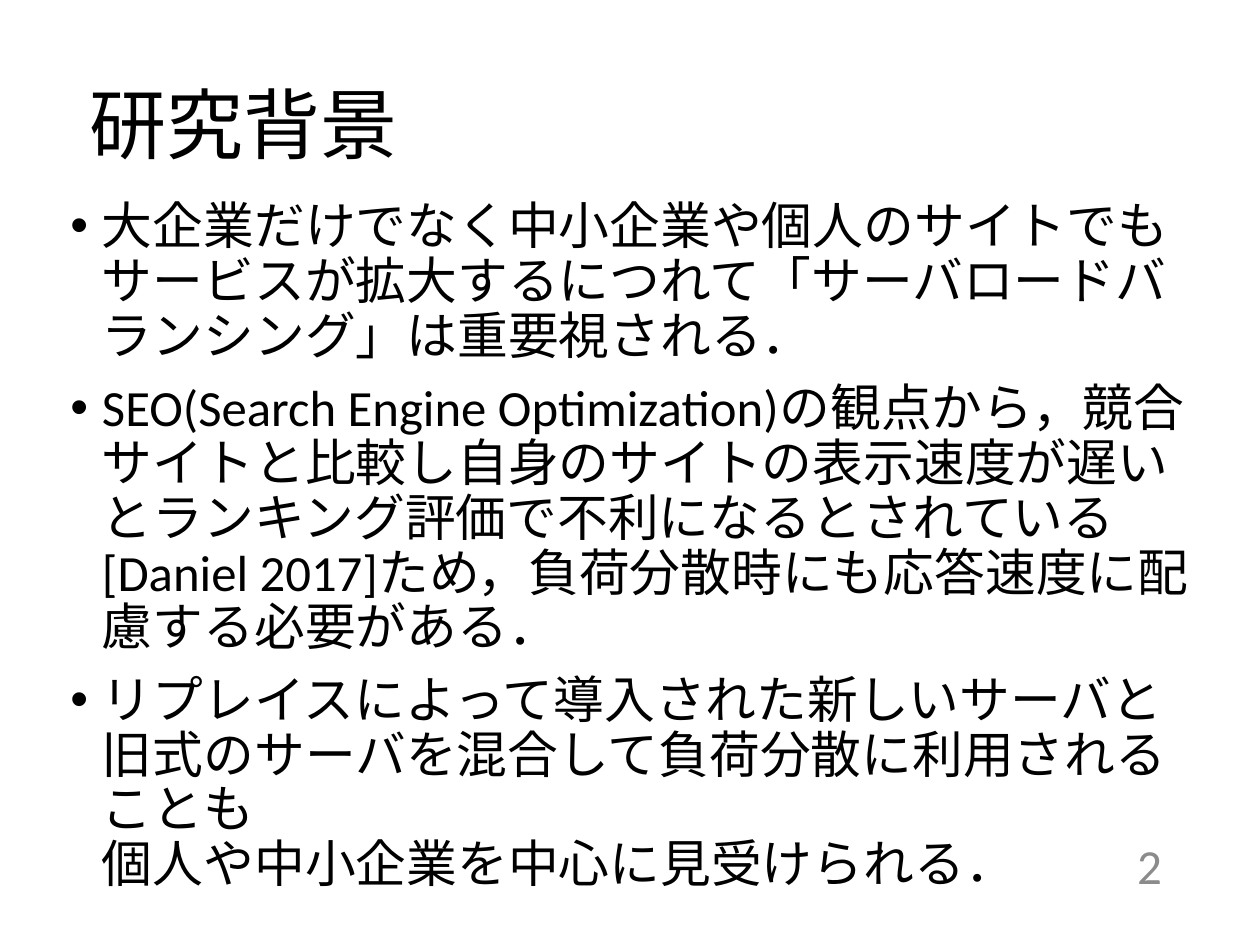
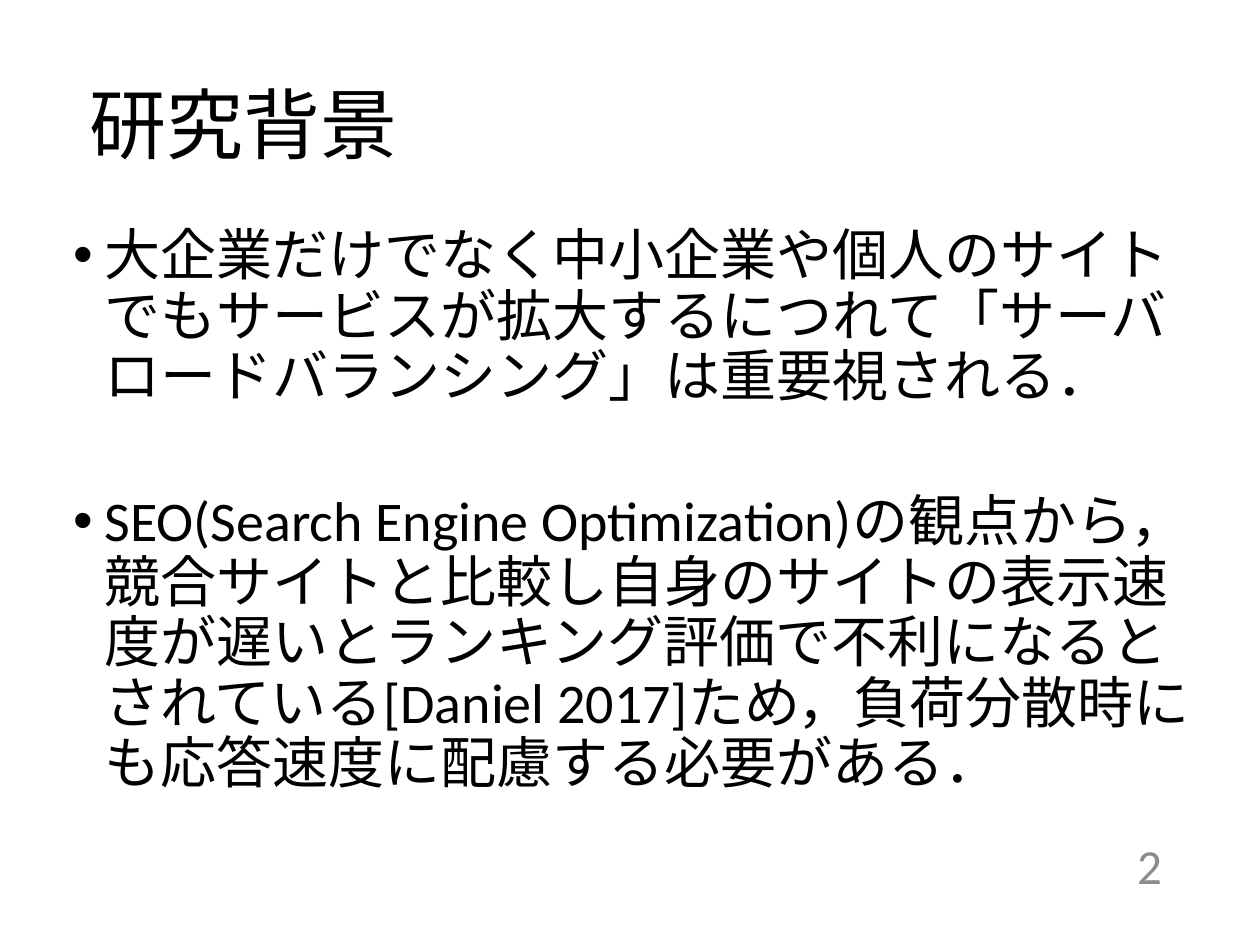
Before and after one commit to kait-takanolab/1821086_matsuo_thesis, a slide deck: slide 2 of 発表用/1821086_卒業研究発表会.pptx. Drawn at 1260x945 pixels with LibreOffice and Linux fonts; fonts in the diff are those of the drawing. Boxes give left, top, right and bottom in pixels: in the first picture for what was removed or moved away, otherwise in the second. Text is boxed around its words. In the diff, an @@ line names an element or a change of style, - is before the commit and + after.

```diff
--- a/発表用/1821086_卒業研究発表会.pptx
+++ b/発表用/1821086_卒業研究発表会.pptx
@@ text "大企業だけでなく中小企業や個人のサイトでもサービスが拡大するにつれて「サーバロードバランシング」は重要視される．": place and size @@
-text "大企業だけでなく中小企業や個人のサイトでもサービスが拡大するにつれて「サーバロードバランシング」は重要視される．" at [102, 201, 1189, 886]
+text "大企業だけでなく中小企業や個人のサイトでもサービスが拡大するにつれて「サーバロードバランシング」は重要視される．" at [105, 227, 1190, 788]
@@ text at [105, 227, 1169, 401]: text changed; size 29 to 32 pt @@
-• 大企業だけでなく中小企業や個人のサイトでも
-  サービスが拡大するにつれて「サーバロードバランシング」は重要視される．
+• 大企業だけでなく中小企業や個人のサイトでもサービスが拡大するにつれて「サーバロードバランシング」は重要視される．
@@ text at [105, 495, 1190, 788]: size 29 to 32 pt in "SEO(Search Engine Optimization)の観点から，競合サイトと比較し自身のサイトの表示速度が遅い ..." @@
@@ text at [102, 675, 1166, 886]: paragraph removed @@
-• リプレイスによって導入された新しいサーバと旧式のサーバを混合して負荷分散に利用されることも
-  個人や中小企業を中心に見受けられる．
```
Also in this commit, not shown: 4 other slides changed, 3 slides added, 3 slides removed, 1 other file.
